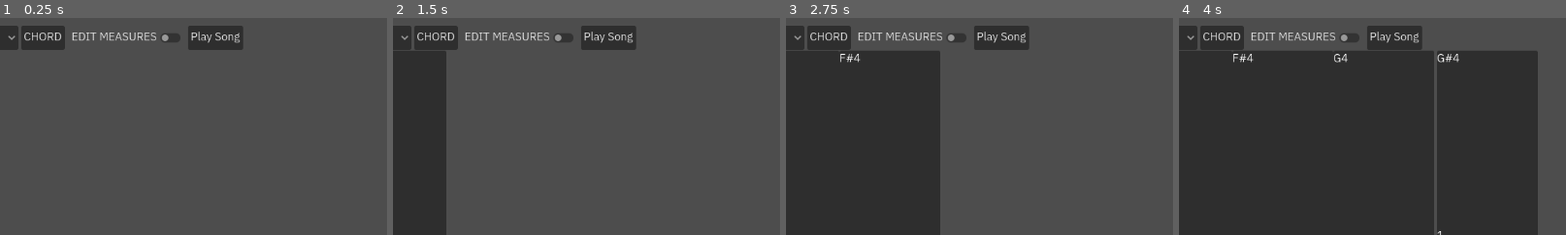
Above: before the commit, frames 1-4 (left to right).
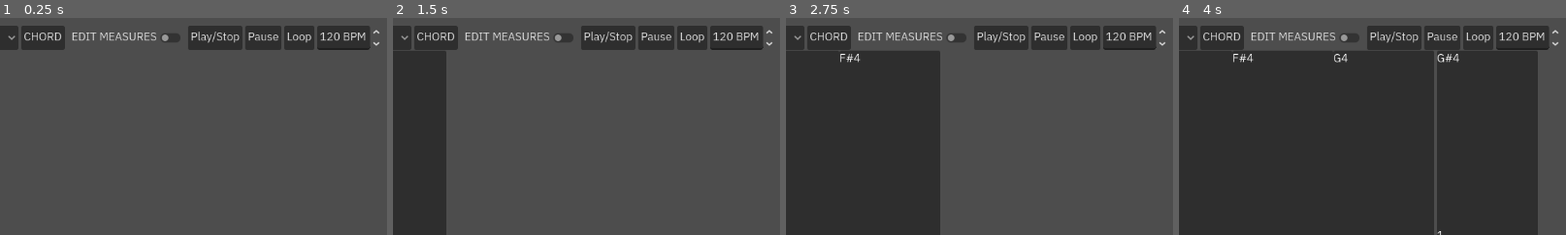
Above: after the commit, the same moments.

Repository: TetroTheo/GuitarMaster
Game: Godot game, scene res://test.tscn
Two runs of this game, one before a commit and one after it. Both use one fixed random seed, a clock stepped at 60 frames per second and the inputs below. Sound files missing from this copy of the repository are replaced by a short silence.
Inputs:
- Up to frame 1 (0.25 s): no input
- Up to frame 2 (1.5 s): click "E4" at 0.5 s; click "F4" at 1.25 s
- Up to frame 3 (2.75 s): click "F#4" at 2 s
- Up to frame 4 (4 s): click "G4" at 2.75 s; click "G#4" at 3.5 s
The pictures show only the part of the screen within x 19-69%, y 45-95%; the shares and areas given below are measured in that part.

The runs differ from the first frame. In frame 1, 3.3% of the frame differs, in the area x 54-98%, y 3-15%; in frame 2, 3.3%; in frame 3, 3.3%; in frame 4, 3.3%.

Commit message:
added functional audio playback! additionally, you can choose to stop, pause, loop, or even change the BPM! also, chord creation is much more user-friendly now; only one note can be selected per string, you can deselect accidental notes, and notes will visually appear as toggled on when they're going to be added as a chord!

Diff:
--- a/communicator.gd
+++ b/communicator.gd
@@ -3,17 +3,39 @@
 
 ## we're making this a variable for multi-track support in the future. hopefully!
 @onready var track = $Track
+## for convenience
+@onready var generator = $AudioStreamGenerator
 var duration := 0.25
 ## so we keep track of what modifier mode we're in
 var duration_modifier := 1.0
 var chord_notes : Array[Note] = []
 var chord_creation := false
+## for track playback
+var song : Array[NotePackage]
+var song_position := 0.0
+var song_note_index := 0
+var last_song_note_position := 0.0
+var loop := false
+var BPM := 120.0
 
 ## if any key is pressed, tell the sheet to add a note
 func key_pressed(note : Note):
 	## if we are creating a chord, keep it to yourself for now.
 	## we will add all notes of the chord at once!
 	if chord_creation:
+		## if the same note is clicked twice, than assume the user wants to delete it!
+		if note in chord_notes:
+			chord_notes.erase(note)
+			note.key.toggle_off()
+			return
+		## overwrite any notes in the chord that may be on this note's string
+		## there will only be one!
+		for c_note in chord_notes:
+			if c_note.string == note.string:
+				chord_notes.erase(c_note)
+				c_note.key.toggle_off()
+				break
+		note.key.toggle_on()
 		chord_notes.append(note)
 		return
 	var npkg = NotePackage.new()
@@ -21,20 +43,7 @@
 	npkg.duration = duration * duration_modifier
 	npkg.notes.append(note)
 	track.add_note_pkg(npkg)
-	#play_sound(note)
 	note.play_sound($AudioPlayers)
-
-func play_sound(note : Note):
-	var audio_player := AudioStreamPlayer.new()
-	audio_player.stream = load("uid://jre4lw6j7p4d")
-	audio_player.finished.connect(on_audio_player_finished.bind(audio_player))
-	audio_player.pitch_scale = note.scale_pitch()
-	$AudioPlayers.add_child(audio_player)
-	audio_player.play()
-
-
-func on_audio_player_finished(audio_player):
-	audio_player.queue_free()
 
 
 func on_duration_changed(index: int) -> void:
@@ -56,23 +65,24 @@
 			## apply modifier here
 			npkg.duration = duration * duration_modifier
 			for note in chord_notes:
-				# make sure that notes do not repeat strings later
 				npkg.notes.append(note)
+				note.key.toggle_off()
 			track.add_note_pkg(npkg)
 			chord_notes.clear()
 
 ## TODO:
-## make sure notes do not repeat strings in a chord
+# make sure notes do not repeat strings in a chord
 # be able to move measures around
 # delete a measure
 # move a measure
 ## delete an npkgn (if all are deleted in a measure, then delete the measure)
 # duplicate a measure
 # adding notes will never overload a measure
-## make a guitar sound effect
-## calculate pitch frequency for a given integer pitch
-## compile one unbroken array of note packages
-## connect the sync test with the note packages
+# make a guitar sound effect
+# calculate pitch frequency for a given integer pitch
+# compile one unbroken array of note packages
+# connect the sync test with the note packages
+# fix chord editing
 
 ## SETTINGS:
 # left-handed mode
@@ -90,8 +100,56 @@
 
 
 func _on_play_song_pressed() -> void:
-	var song = track.get_song()
-	print(song)
+	$Editing/PauseSong.button_pressed = false
+	if generator.playing:
+		stop_song()
+		return
+	song = track.get_song()
+	print("Now Playing: " + str(song))
+	song_note_index = 0
+	last_song_note_position = 0.0
+	generator.play()
+
+func _process(_delta: float) -> void:
+	if not song or not generator.playing:
+		return
+	song_position = generator.get_playback_position() + AudioServer.get_time_since_last_mix()
+	song_position -= AudioServer.get_output_latency()
+	## the scaling factor is the reciprocal of seconds per beat multiplied by four
+	song_position /= 4 * 60.0 / BPM
+	## play as many notes as the song position has passed
+	while last_song_note_position + song[song_note_index].duration < song_position:
+		for note in song[song_note_index].notes:
+			note.play_sound(get_node("AudioPlayers"))
+		last_song_note_position = song_position
+		song_note_index += 1
+		## check if this was the last note
+		if song_note_index >= len(song):
+			if loop:
+				## start from the first note
+				song_note_index = 0
+			else:
+				## end playback
+				stop_song()
+				break
+
+## stops the song
+## (did I really have to write this?)
+func stop_song():
+	generator.stop()
+
+## this keeps the note index!
+func pause_song(toggle: bool):
+	generator.stream_paused = toggle
+
+## can be changed mid-song!
+func _on_bpm_value_changed(value: float) -> void:
+	BPM = value
+
+## toggles song looping
+func _on_loop_toggled(toggled_on: bool) -> void:
+	loop = toggled_on
+
 
 ## gives more configurability to the note
 ## allows triplets, dotted, and double dotted
--- a/note.gd
+++ b/note.gd
@@ -5,6 +5,8 @@
 @export_range(0,24,1) var fret : int
 @export var pitch : int
 @export_range(0,5,1) var string : int
+
+var key : Key
 
 static var pitch_to_string : Array[String] = [
 		'C','C#','D','D#','E','F',
--- a/scenes/sync-test.tscn
+++ b/scenes/sync-test.tscn
@@ -8,7 +8,7 @@
 [node name="Node" type="Node" unique_id=1450119882]
 script = ExtResource("1_wtrvg")
 
-[node name="AudioStreamPlayer" type="AudioStreamPlayer" parent="." unique_id=1694715629]
+[node name="AudioStreamGenerator" type="AudioStreamPlayer" parent="." unique_id=1694715629]
 stream = SubResource("AudioStreamGenerator_8uh7m")
 playback_type = 1
 
--- a/scripts/sync.gd
+++ b/scripts/sync.gd
@@ -17,6 +17,8 @@
 func _process(_delta: float) -> void:
 	song_position = $AudioStreamPlayer.get_playback_position() + AudioServer.get_time_since_last_mix()
 	song_position -= AudioServer.get_output_latency()
+	var song_beats = song_position / bpm
+	print(song_beats)
 	song_pos_in_beats = floori(song_position / seconds_per_beat)
 	check_beat()
 
@@ -24,7 +26,7 @@
 	if not last_checked_beat < song_pos_in_beats:
 		return
 	$MetroSound.play()
-	print("beat ", song_pos_in_beats, " measure ", measure)
+	print("beat ", song_pos_in_beats, " measure ", measure, " ", last_checked_beat, " ", song_pos_in_beats)
 	measure += 1
 	if measure % 4 == 0:
 		measure = 0
--- a/test-key.gd
+++ b/test-key.gd
@@ -8,6 +8,7 @@
 
 func set_note(note: Note):
 	key_note = note
+	key_note.key = self
 	text = note.note_name()
 
 
@@ -19,3 +20,15 @@
 func on_key_press():
 	print(key_note)
 	key_pressed.emit(key_note)
+
+
+## for now, toggling is purely visual
+
+func toggle_on():
+	toggle_mode = true
+	button_pressed = true
+
+
+func toggle_off():
+	toggle_mode = false
+	button_pressed = false
--- a/test.tscn
+++ b/test.tscn
@@ -5,7 +5,9 @@
 [ext_resource type="Script" uid="uid://cbe1xr2bm1tt5" path="res://communicator.gd" id="3_6uqi0"]
 [ext_resource type="AudioStream" uid="uid://jre4lw6j7p4d" path="res://audio/guitar-E2-distorted.wav" id="4_ppyta"]
 
-[node name="Control" type="Control" unique_id=385323799]
+[sub_resource type="AudioStreamGenerator" id="AudioStreamGenerator_ppyta"]
+
+[node name="Test" type="Control" unique_id=385323799]
 layout_mode = 3
 anchors_preset = 15
 anchor_right = 1.0
@@ -82,12 +84,36 @@
 
 [node name="PlaySong" type="Button" parent="Communicator/Editing" unique_id=886263486]
 layout_mode = 2
-text = "Play Song"
+text = "Play/Stop"
+
+[node name="PauseSong" type="Button" parent="Communicator/Editing" unique_id=14099895]
+layout_mode = 2
+toggle_mode = true
+text = "Pause"
+
+[node name="Loop" type="Button" parent="Communicator/Editing" unique_id=1360420693]
+layout_mode = 2
+toggle_mode = true
+text = "Loop"
+
+[node name="BPM" type="SpinBox" parent="Communicator/Editing" unique_id=1391751871]
+custom_minimum_size = Vector2(96.645, 0)
+layout_mode = 2
+min_value = 60.0
+max_value = 300.0
+value = 120.0
+suffix = "BPM"
 
 [node name="AudioStreamPlayer" type="AudioStreamPlayer" parent="Communicator" unique_id=888726797]
 stream = ExtResource("4_ppyta")
 
 [node name="AudioPlayers" type="Node" parent="Communicator" unique_id=1900118977]
+
+[node name="AudioStreamGenerator" type="AudioStreamPlayer" parent="Communicator" unique_id=1175235395]
+stream = SubResource("AudioStreamGenerator_ppyta")
+playback_type = 1
+
+[node name="AudioGenerator" type="Node" parent="Communicator" unique_id=1817462943]
 
 [connection signal="pressed" from="Communicator/Editing/Rest" to="Communicator" method="on_rest_pressed"]
 [connection signal="item_selected" from="Communicator/Editing/DurationModifiers" to="Communicator" method="_on_duration_modifiers_item_selected"]
@@ -95,3 +121,6 @@
 [connection signal="toggled" from="Communicator/Editing/Chord" to="Communicator" method="on_chord_toggled"]
 [connection signal="toggled" from="Communicator/Editing/MeasureEdit" to="Communicator" method="on_measure_edit_toggled"]
 [connection signal="pressed" from="Communicator/Editing/PlaySong" to="Communicator" method="_on_play_song_pressed"]
+[connection signal="toggled" from="Communicator/Editing/PauseSong" to="Communicator" method="pause_song"]
+[connection signal="toggled" from="Communicator/Editing/Loop" to="Communicator" method="_on_loop_toggled"]
+[connection signal="value_changed" from="Communicator/Editing/BPM" to="Communicator" method="_on_bpm_value_changed"]
